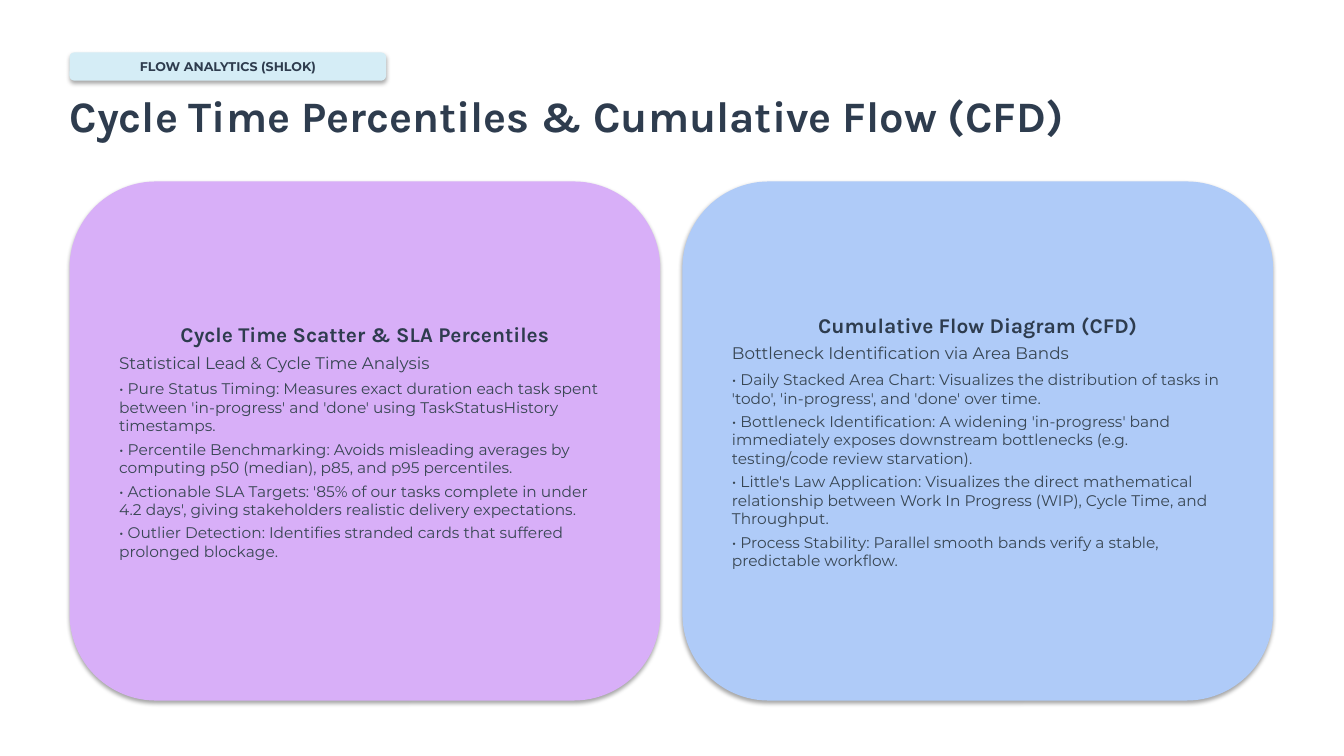
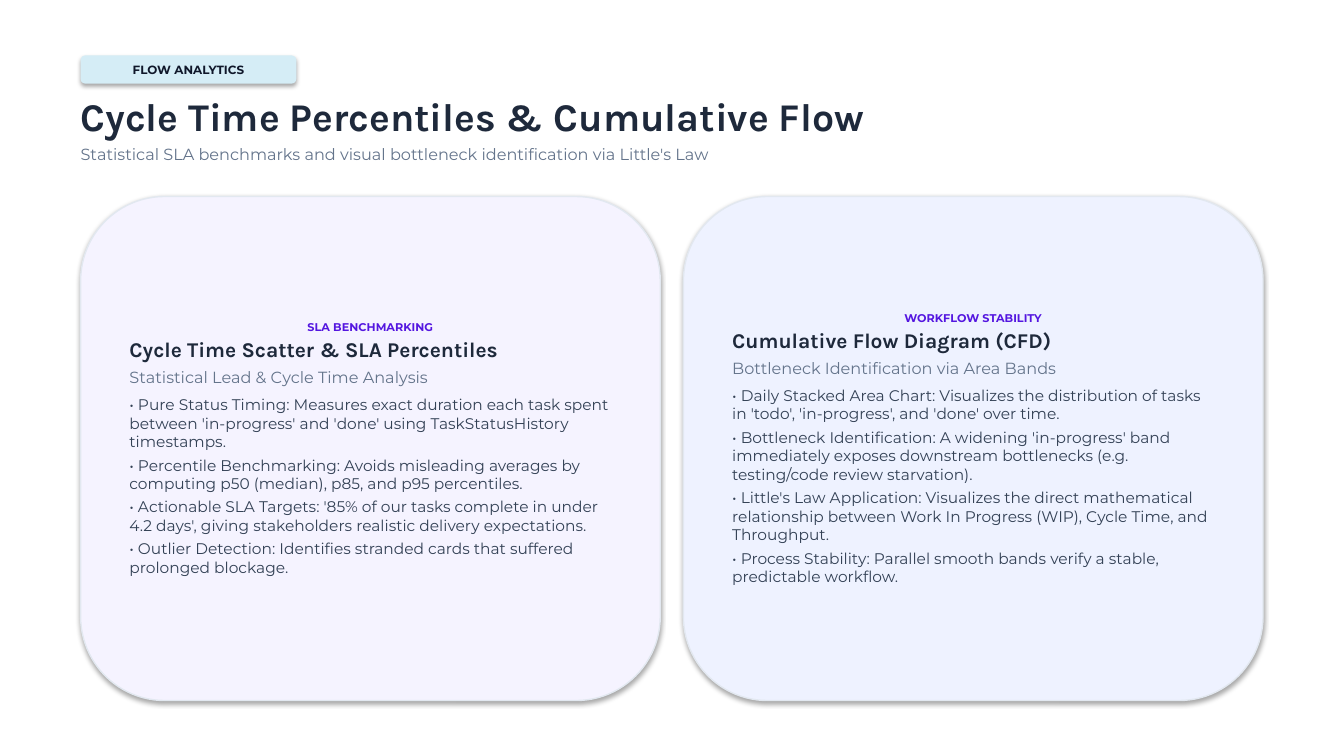
Before and after one commit to S-creator31/Pulseboard, a slide deck: slide 14 of PulseBoard_Final_Defense.pptx (slide 16 before the commit). Drawn at 1344x756 pixels with LibreOffice and Linux fonts; fonts in the diff are those of the drawing. Boxes give left, top, right and bottom in pixels: in the first picture for what was removed or moved away, otherwise in the second. Text is boxed around its words. In the diff, an @@ line names an element or a change of style, - is before the commit and + after.

```diff
--- a/PulseBoard_Final_Defense.pptx
+++ b/PulseBoard_Final_Defense.pptx
@@ rounded rectangle "FLOW ANALYTICS" resized from (x1=70, y1=52, x2=386, y2=81) to (x1=81, y1=55, x2=296, y2=84) @@
@@ text in rounded rectangle at (x1=133, y1=65, x2=244, y2=74): text changed; size 9 to 8.5 pt; text colour #2E3C4E to #0F172A @@
-FLOW ANALYTICS (SHLOK)
+FLOW ANALYTICS
@@ text at (x1=81, y1=103, x2=864, y2=160): text changed; size 31 to 11.5 pt; font Karla to Montserrat; text colour #2E3C4E to #64748B; bold off @@
-Cycle Time Percentiles & Cumulative Flow (CFD)
+Cycle Time Percentiles & Cumulative Flow
+Statistical SLA benchmarks and visual bottleneck identification via Little's Law
@@ rounded rectangle "SLA BENCHMARKING" resized from (x1=70, y1=181, x2=660, y2=701) to (x1=81, y1=197, x2=660, y2=701) @@
@@ rounded rectangle "SLA BENCHMARKING" at (x1=81, y1=197, x2=660, y2=701): fill #D8AFF8 to #F5F3FF; outline none to #E2E8F0 1 pt @@
@@ rounded rectangle "WORKFLOW STABILITY" resized from (x1=683, y1=181, x2=1273, y2=701) to (x1=684, y1=197, x2=1263, y2=701) @@
@@ rounded rectangle "WORKFLOW STABILITY" at (x1=684, y1=197, x2=1263, y2=701): fill #AFCBF8 to #EEF2FF; outline none to #E2E8F0 1 pt @@
@@ text in rounded rectangle at (x1=307, y1=323, x2=433, y2=331): paragraph added @@
+SLA BENCHMARKING
@@ text in rounded rectangle at (x1=904, y1=314, x2=1041, y2=322): paragraph added @@
+WORKFLOW STABILITY
@@ text in rounded rectangle at (x1=129, y1=342, x2=608, y2=576): text colour #2E3C4E to #1E293B in "Cycle Time Scatter & SLA Percentiles"; size 12 to 11.5 pt, text colour #384653 to #64748B in "Statistical Lead & Cycle Time Analysis"; text colour #384653 to #334155 in "• Pure Status Timing: Measures exact duration ...", "• Percentile Benchmarking: Avoids misleading averages by ...", "• Actionable SLA Targets: '85% of our ...", "• Outlier Detection: Identifies stranded cards that ..."; alignment centre to left; more space between paragraphs @@
@@ text in rounded rectangle at (x1=732, y1=332, x2=1208, y2=585): text colour #2E3C4E to #1E293B in "Cumulative Flow Diagram (CFD)"; size 12 to 11.5 pt, text colour #384653 to #64748B in "Bottleneck Identification via Area Bands"; text colour #384653 to #334155 in "• Daily Stacked Area Chart: Visualizes the ...", "• Bottleneck Identification: A widening 'in-progress' band ...", "• Little's Law Application: Visualizes the direct ...", "• Process Stability: Parallel smooth bands verify ..."; alignment centre to left; more space between paragraphs @@
```
Also in this commit, not shown: 14 other slides changed, 5 slides added, 10 slides removed, 1 other file.
